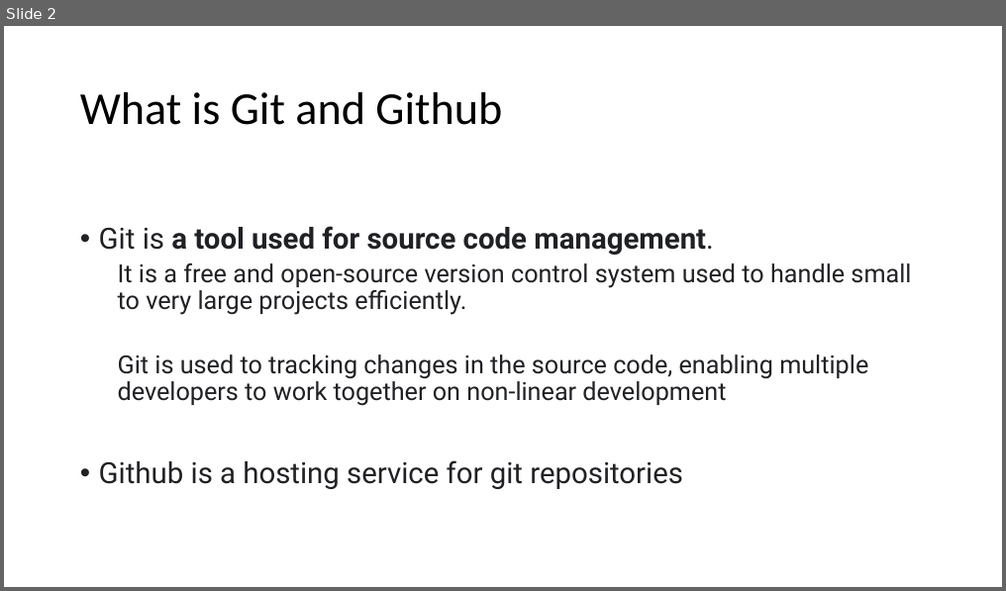
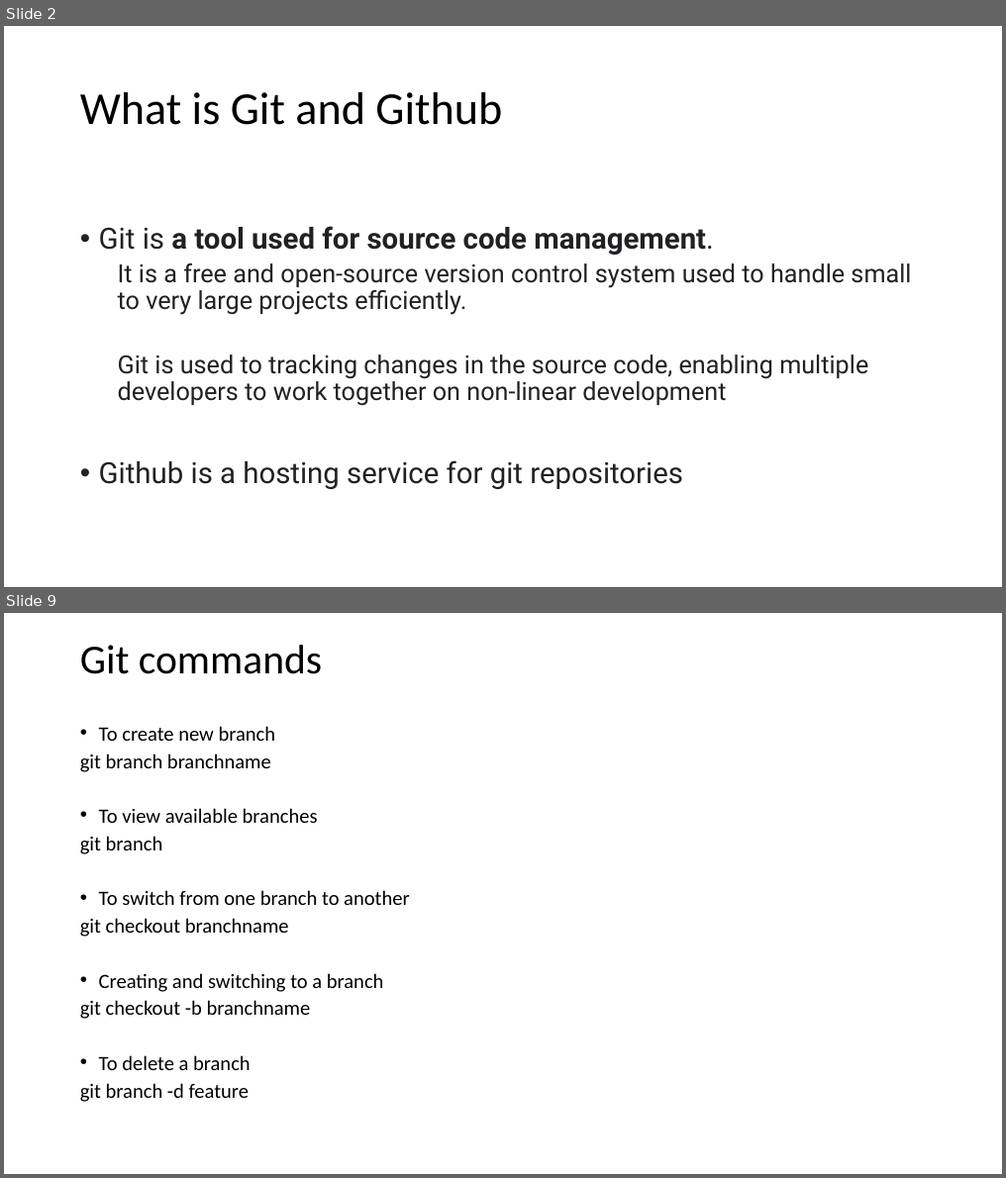
Before and after one commit to Santi2020/Study-Notes, a slide deck: Git_And_GitHub_Demo.docx.pptx. Shown one above the other, each under a label of ours: slide 2 before the commit, slides 2 and 9 after it; the slides between them are not shown. The pictures are 1006x591 and 1006x1178 pixels, drawn with LibreOffice and Linux fonts; fonts in the diff are those of the drawing. Boxes give left, top, right and bottom in pixels: in the first picture for what was removed or moved away, otherwise in the second. Text is boxed around its words. In the diff, an @@ line names an element or a change of style, - is before the commit and + after.

```diff
--- a/Git_And_GitHub_Demo.docx.pptx
+++ b/Git_And_GitHub_Demo.docx.pptx
@@ slide 9 added at <box>4,613,1002,1174</box>, background #FFFFFF @@
@@ title added at <box>80,645,322,674</box>, 39.6 pt, text #000000 @@
+Git commands
@@ text added at <box>80,726,409,1102</box>, 19.6 pt, text #000000 @@
+• To create new branch
+git branch branchname
+• To view available branches
+git branch
+• To switch from one branch to another
+git checkout branchname
+• Creating and switching to a branch
+git checkout -b branchname
+• To delete a branch
+git branch -d feature
```
Also in this commit, not shown: 11 other slides added, 12 slides removed, 1 other file.
